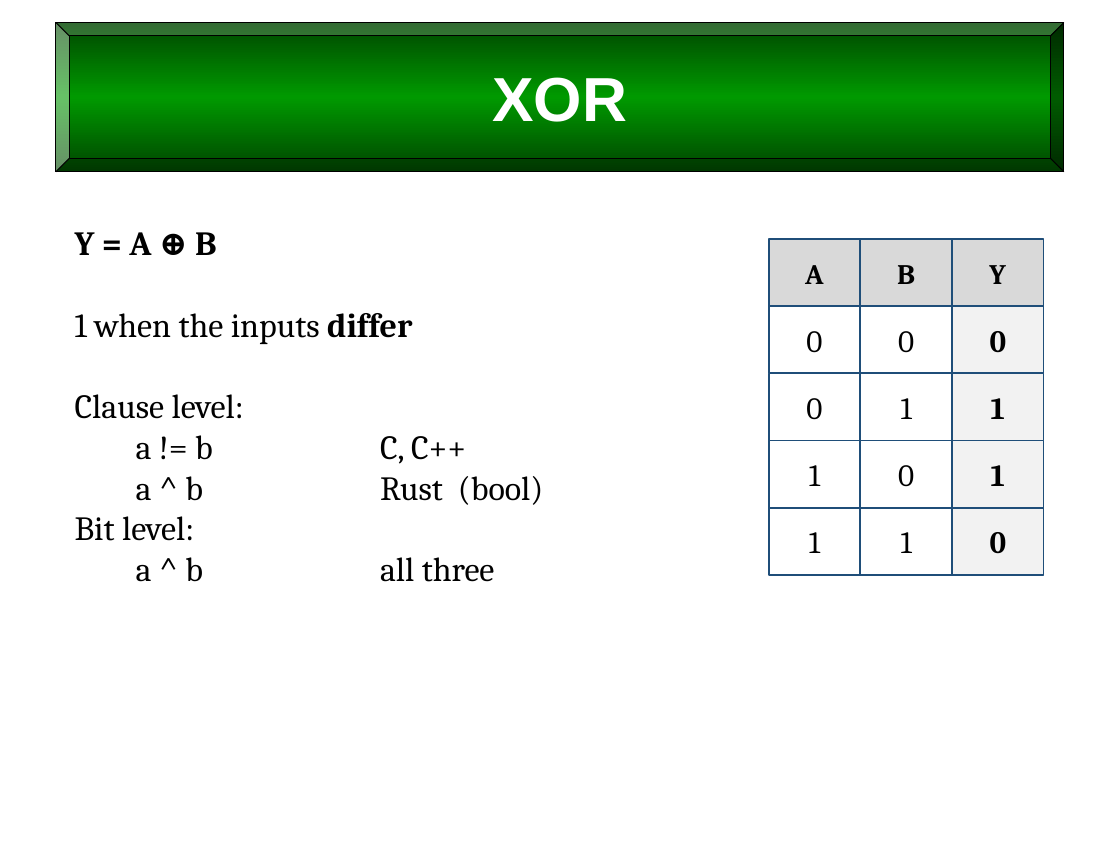
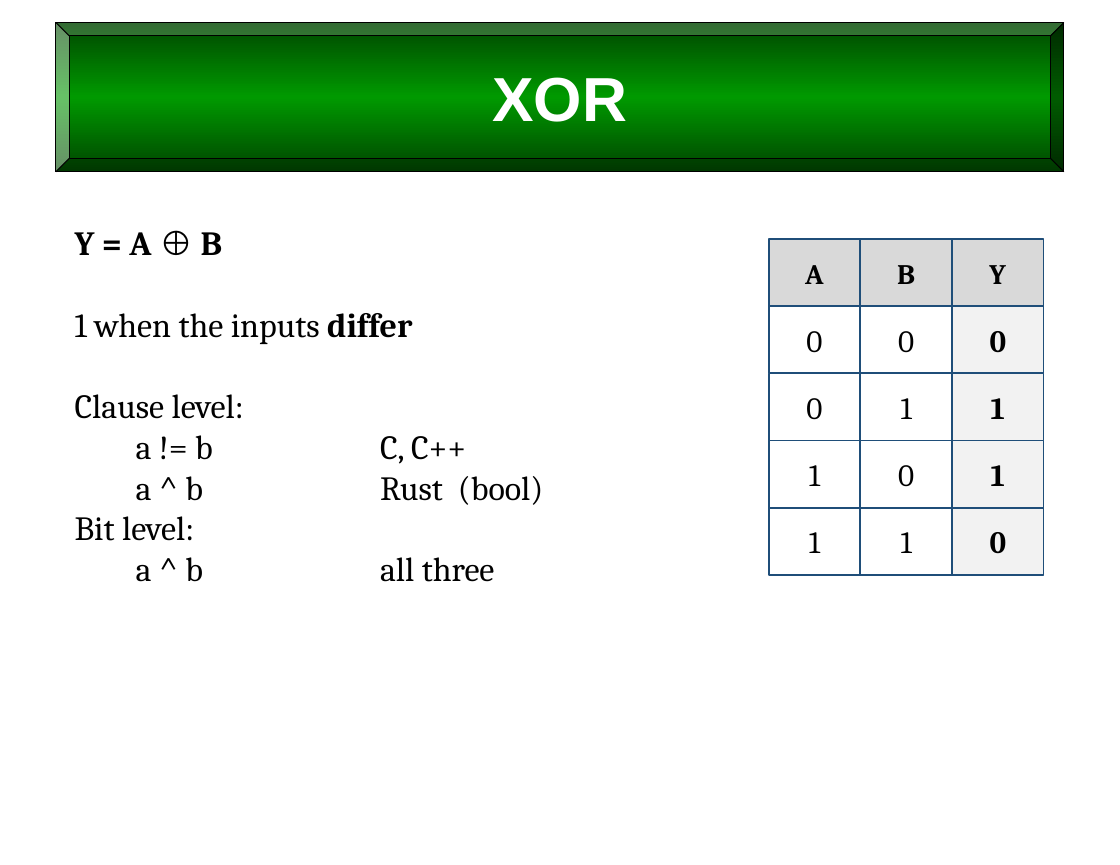
Before and after one commit to billswartz7/IntroToProgramming, a slide deck: slide 41 of Slides/L7_Operators-and-Logic.pptx. Drawn at 1120x865 pixels with LibreOffice and Linux fonts; fonts in the diff are those of the drawing. Boxes give left, top, right and bottom in pixels: in the first picture for what was removed or moved away, otherwise in the second. Text is boxed around its words. In the diff, an @@ line names an element or a change of style, - is before the commit and + after.

```diff
--- a/Slides/L7_Operators-and-Logic.pptx
+++ b/Slides/L7_Operators-and-Logic.pptx
@@ text at <box>75,232,223,255</box>: font Cambria to Arial in "⊕" @@
```
Also in this commit, not shown: 10 other slides changed, 1 other file.
